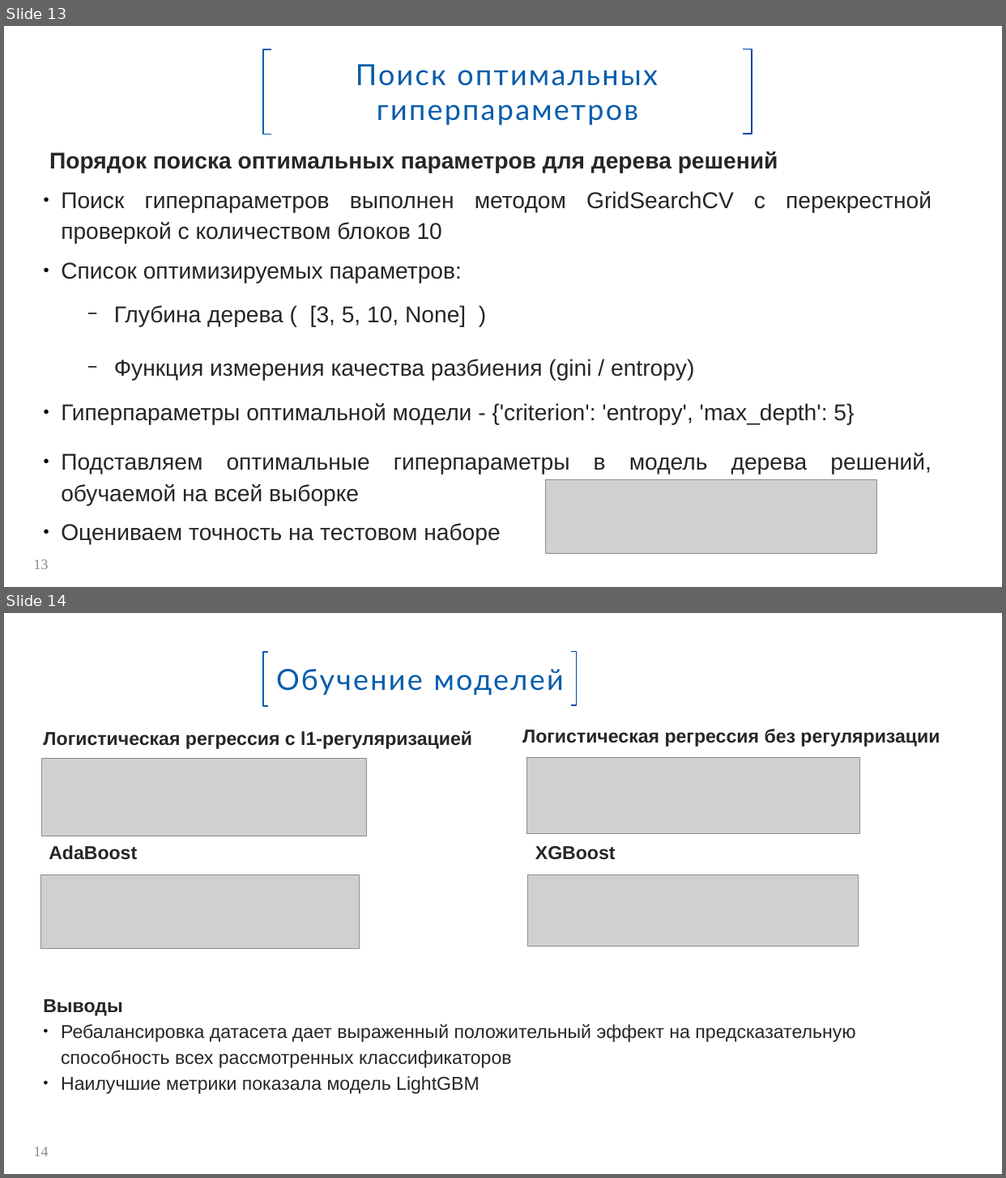
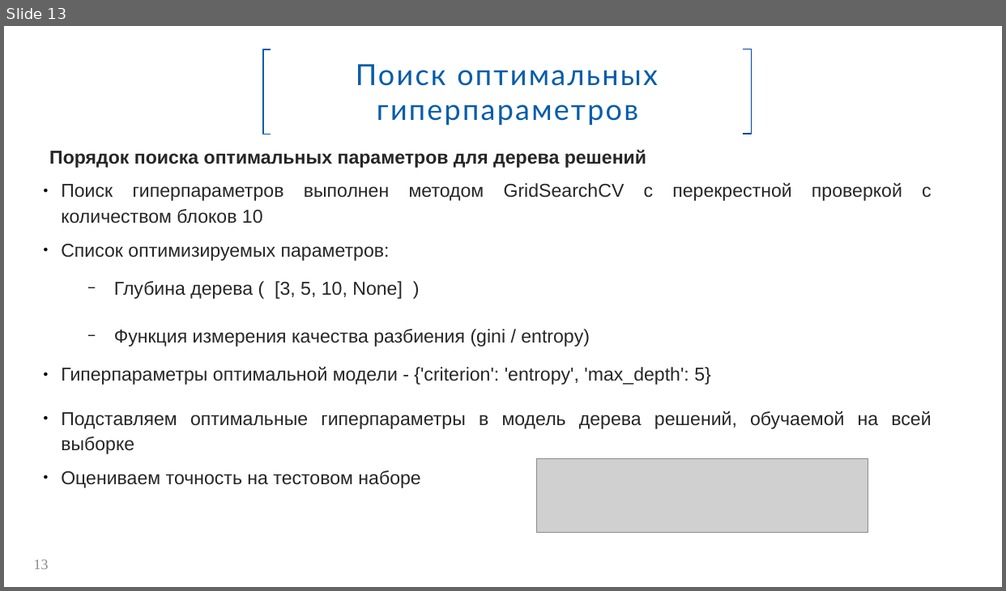
Before and after one commit to Spring-31/HC_default_risk, a slide deck: Прогнозирование_вероятности_дефолта.pptx. Shown one above the other, each under a label of ours: slides 13 and 14 before the commit, slide 13 after it. The pictures are 1006x1178 and 1006x591 pixels, drawn with LibreOffice and Linux fonts; fonts in the diff are those of the drawing; grey boxes stand for pictures; background and template pictures are left out. Boxes give left, top, right and bottom in pixels: in the first picture for what was removed or moved away, otherwise in the second. Text is boxed around its words. In the diff, an @@ line names an element or a change of style, - is before the commit and + after.

```diff
--- a/Прогнозирование_вероятности_дефолта.pptx
+++ b/Прогнозирование_вероятности_дефолта.pptx
@@ slide 14 removed at (4,613,1002,1174), background #FFFFFF @@
@@ rectangle removed at (263,651,577,705) @@
-Обучение моделей
@@ freeform shape removed at (263,652,267,706) @@
@@ freeform shape removed at (571,651,577,705) @@
@@ text removed at (43,730,472,749) @@
-Логистическая регрессия с l1-регуляризацией
@@ text removed at (522,729,940,747) @@
-Логистическая регрессия без регуляризации
@@ picture removed at (527,757,860,834) @@
@@ picture removed at (41,759,366,837) @@
@@ text removed at (49,845,137,860) @@
-AdaBoost
@@ text removed at (535,846,616,860) @@
-XGBoost
@@ picture removed at (40,875,360,949) @@
@@ picture removed at (528,875,859,947) @@
@@ text removed at (43,999,855,1094) @@
-Выводы
-● Ребалансировка датасета дает выраженный положительный эффект на предсказательную способность всех рассмотренных классификаторов
-● Наилучшие метрики показала модель LightGBM
@@ page number removed at (34,1147,49,1157) @@
-14
@@ slide 13 changed as well @@
@@ text "Порядок поиска оптимальных параметров для ..." at (49,149,931,489): size 22 to 18 pt @@
@@ picture: place and size @@
-picture at (546,480,878,554)
+picture at (537,459,868,534)
```
Also in this commit, not shown: 11 other slides changed, 2 slides added, 1 other slide removed, 4 other files.
